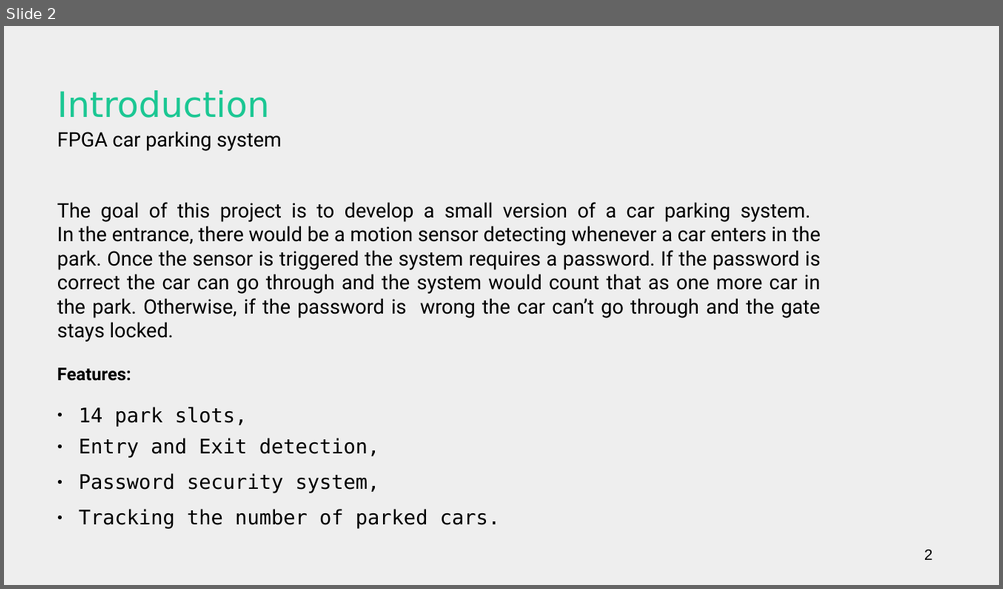
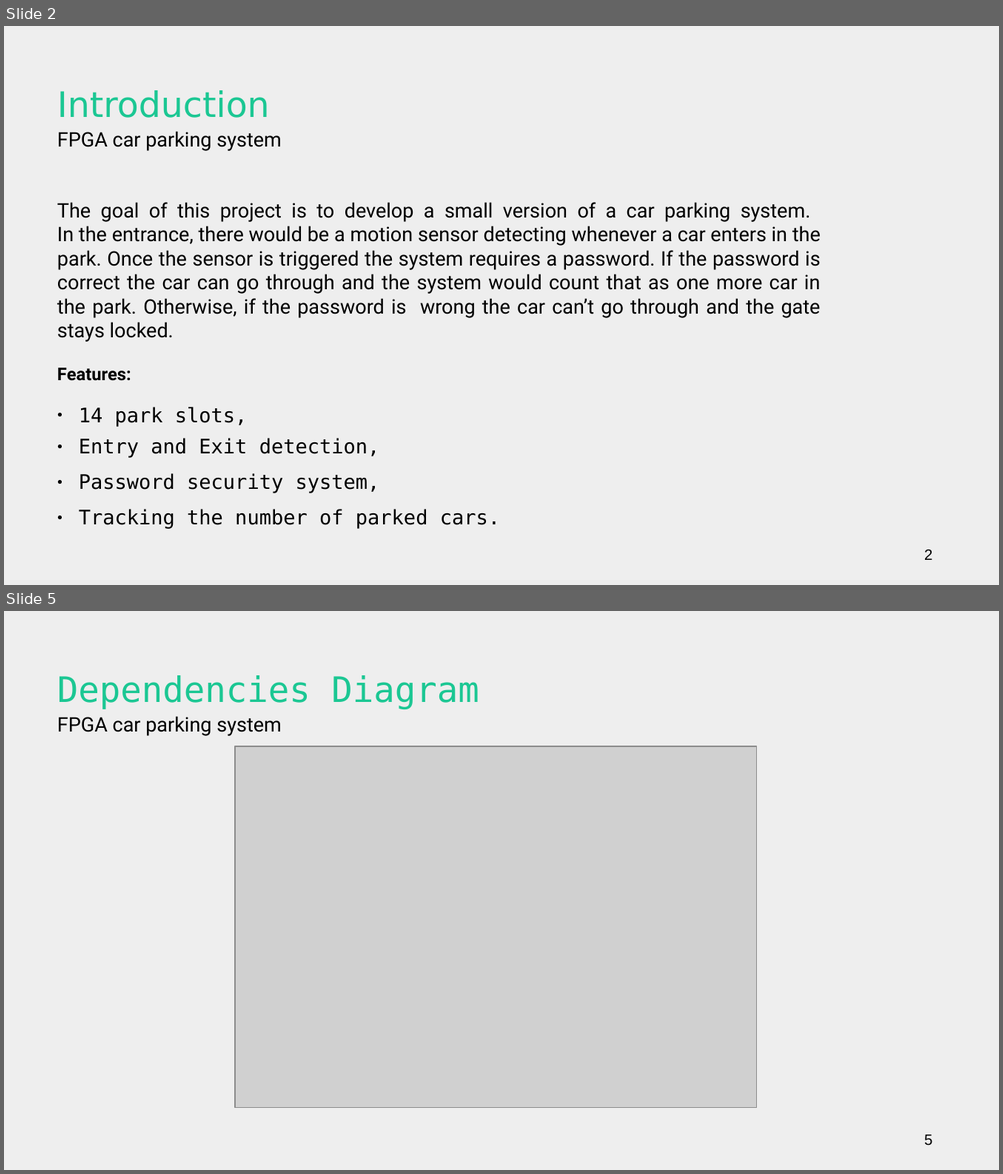
Before and after one commit to Xik3/iob-soc_parking, a slide deck: proposal/CarParkingSystem_1.odp. Shown one above the other, each under a label of ours: slide 2 before the commit, slides 2 and 5 after it; the slides between them are not shown. The pictures are 1003x589 and 1003x1174 pixels, drawn with LibreOffice and Linux fonts; fonts in the diff are those of the drawing; grey boxes stand for pictures. Boxes give left, top, right and bottom in pixels: in the first picture for what was removed or moved away, otherwise in the second. Text is boxed around its words. In the diff, an @@ line names an element or a change of style, - is before the commit and + after.

```diff
--- a/proposal/CarParkingSystem_1.odp
+++ b/proposal/CarParkingSystem_1.odp
@@ slide 5 added at [4, 611, 999, 1170], background #EEEEEE @@
@@ title added at [57, 675, 479, 709], 28 pt, text #1BC793 @@
+Dependencies Diagram
@@ title added at [57, 716, 282, 736], 16 pt, text #000000 @@
+FPGA car parking system
@@ picture added at [235, 746, 757, 1108] @@
@@ page number added at [924, 1135, 932, 1146], 12 pt, text #000000 @@
+5
```
Also in this commit, not shown: 2 slides changed, 1 other file.
